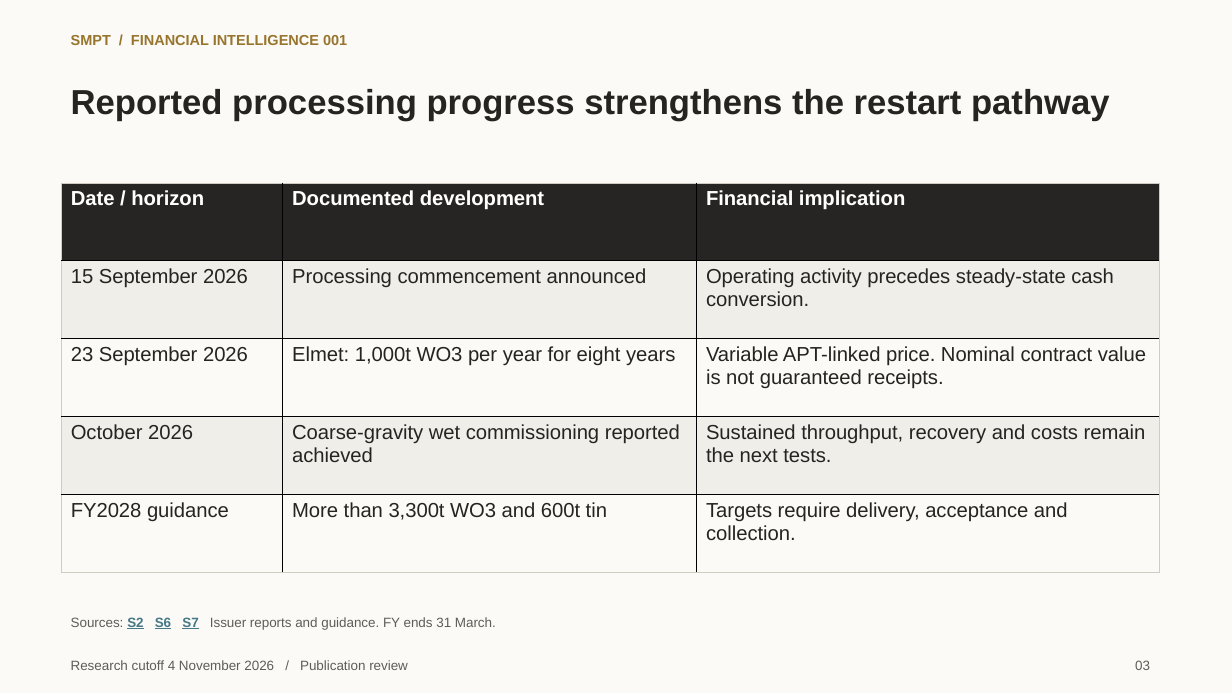
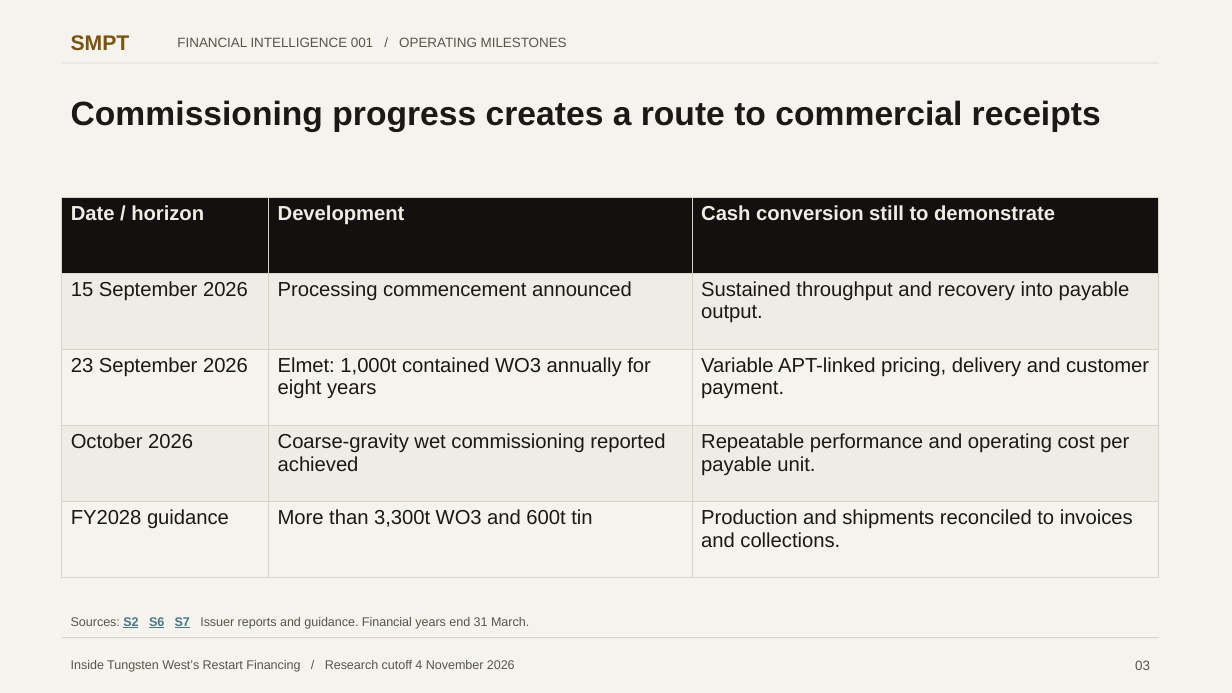
Before and after one commit to VSSpowerlifting/strategic-materials-policy-tracker, a slide deck: slide 3 of research/financial-intelligence/hemerdon-phase1c/SMPT_FI001_Hemerdon_Strategy_Deck.pptx. Drawn at 1232x693 pixels with LibreOffice and Linux fonts; fonts in the diff are those of the drawing. Boxes give left, top, right and bottom in pixels: in the first picture for what was removed or moved away, otherwise in the second. Text is boxed around its words. In the diff, an @@ line names an element or a change of style, - is before the commit and + after.

Commit message:
research: refine FI001 editorial narrative and SMPT publication design

```diff
--- a/research/financial-intelligence/hemerdon-phase1c/SMPT_FI001_Hemerdon_Strategy_Deck.pptx
+++ b/research/financial-intelligence/hemerdon-phase1c/SMPT_FI001_Hemerdon_Strategy_Deck.pptx
@@ background #FBFAF7 to #F5F3EE @@
@@ text added at (x1=71, y1=35, x2=130, y2=51), 16.5 pt, text #7A5510, bold @@
+SMPT
@@ text at (x1=177, y1=37, x2=567, y2=47): text changed; size 11.2 to 10.5 pt; text colour #98752D to #5B5548; bold off @@
-SMPT / FINANCIAL INTELLIGENCE 001
+FINANCIAL INTELLIGENCE 001 / OPERATING MILESTONES
@@ rectangle added at (x1=62, y1=63, x2=1160, y2=64), fill #D8D3C7 @@
@@ text removed at (x1=71, y1=89, x2=1110, y2=121) @@
-Reported processing progress strengthens the restart pathway
@@ text added at (x1=71, y1=100, x2=1101, y2=132), 26.2 pt, text #1B1915, bold @@
+Commissioning progress creates a route to commercial receipts
@@ table at (x1=62, y1=198, x2=1159, y2=578) @@
-row 1, column 2: Documented development
+row 1, column 2: Development
-row 1, column 3: Financial implication
+row 1, column 3: Cash conversion still to demonstrate
-row 2, column 3: Operating activity precedes steady-state cash conversion.
+row 2, column 3: Sustained throughput and recovery into payable output.
-row 3, column 2: Elmet: 1,000t WO3 per year for eight years
+row 3, column 2: Elmet: 1,000t contained WO3 annually for eight years
-row 3, column 3: Variable APT-linked price. Nominal contract value is not guaranteed receipts.
+row 3, column 3: Variable APT-linked pricing, delivery and customer payment.
-row 4, column 3: Sustained throughput, recovery and costs remain the next tests.
+row 4, column 3: Repeatable performance and operating cost per payable unit.
-row 5, column 3: Targets require delivery, acceptance and collection.
+row 5, column 3: Production and shipments reconciled to invoices and collections.
@@ fill #262523 to #12110F in row 1 @@
@@ fill #F0EEE8 to #EFECE6 in 6 cells @@
@@ fill #FBFAF7 to #F5F3EE in 6 cells @@
@@ text colour #FFFFFF to #EFECE6 in "Date / horizon" @@
@@ text colour #252421 to #1B1915 in "15 September 2026", "Processing commencement announced", "23 September 2026", "October 2026" and 3 more places @@
@@ borders changed @@
@@ table resized from (x1=62, y1=183, x2=1160, y2=573) to (x1=62, y1=198, x2=1159, y2=578) @@
@@ text at (x1=71, y1=616, x2=529, y2=629): text changed; size 10.5 to 9.8 pt; text colour #605D56 to #5B5548 @@
-Sources: S2 S6 S7 Issuer reports and guidance. FY ends 31 March.
+Sources: S2 S6 S7 Issuer reports and guidance. Financial years end 31 March.
@@ rectangle added at (x1=62, y1=638, x2=1160, y2=639), fill #D8D3C7 @@
@@ text at (x1=71, y1=660, x2=515, y2=672): text changed; size 10.5 to 9.8 pt; text colour #605D56 to #5B5548 @@
-Research cutoff 4 November 2026 / Publication review
+Inside Tungsten West’s Restart Financing / Research cutoff 4 November 2026
```
Also in this commit, not shown: 8 other slides changed, 1 slide added, 1 slide removed, 16 other files.
